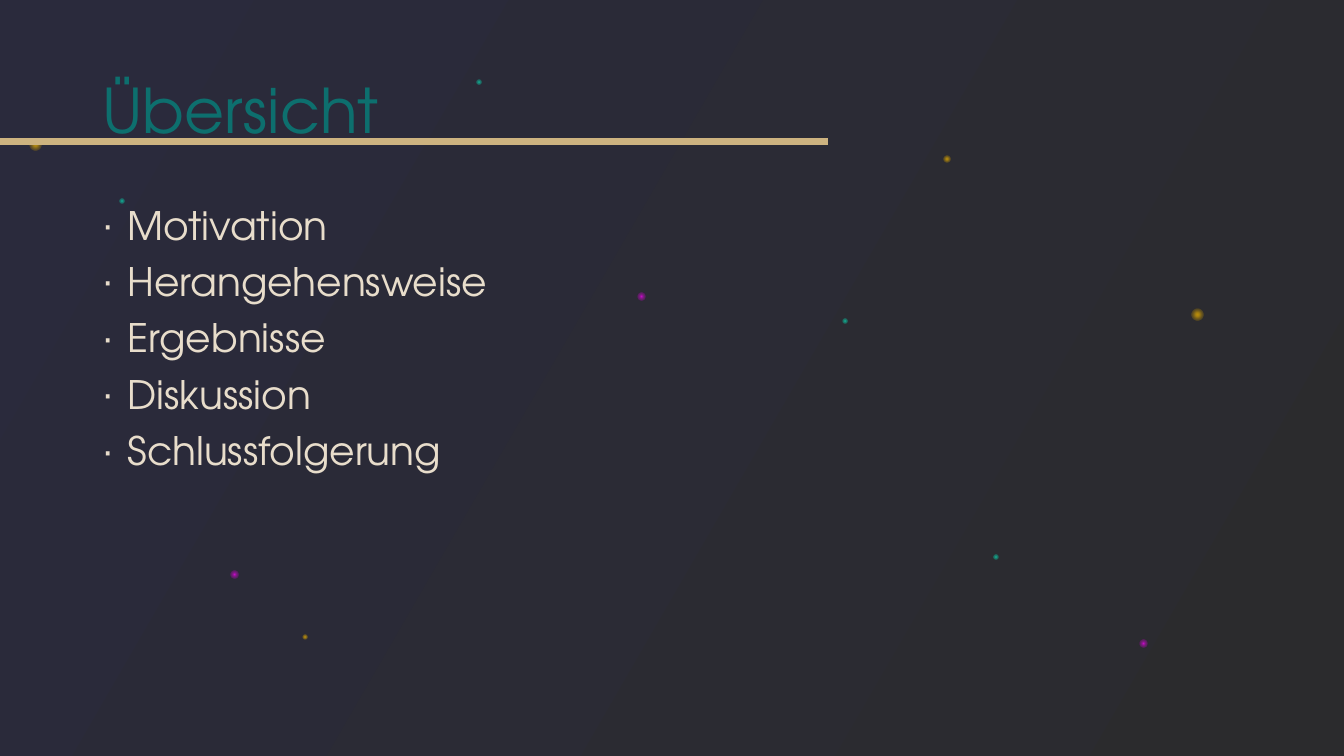
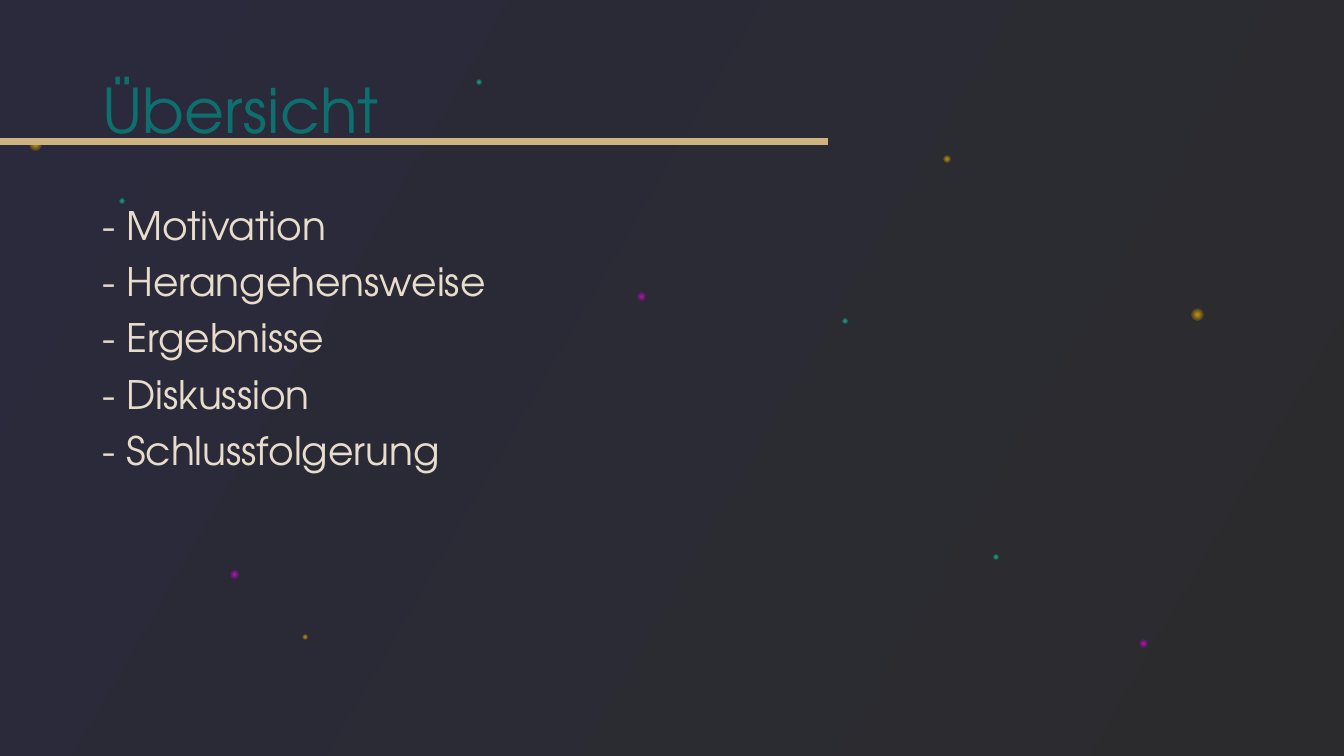
Before and after one commit to tlahmann/mci-af, a slide deck: slide 2 of presentation/Resync Studie.pptx. Drawn at 1344x756 pixels with LibreOffice and Linux fonts; fonts in the diff are those of the drawing. Boxes give left, top, right and bottom in pixels: in the first picture for what was removed or moved away, otherwise in the second. Text is boxed around its words. In the diff, an @@ line names an element or a change of style, - is before the commit and + after.

```diff
--- a/presentation/Resync Studie.pptx
+++ b/presentation/Resync Studie.pptx
@@ text at box(126, 211, 485, 474): text changed @@
-∙ Motivation
-∙ Herangehensweise
-∙ Ergebnisse
-∙ Diskussion
-∙ Schlussfolgerung
+- Motivation
+- Herangehensweise
+- Ergebnisse
+- Diskussion
+- Schlussfolgerung
```
Also in this commit, not shown: 10 other slides changed, 1 slide removed.
